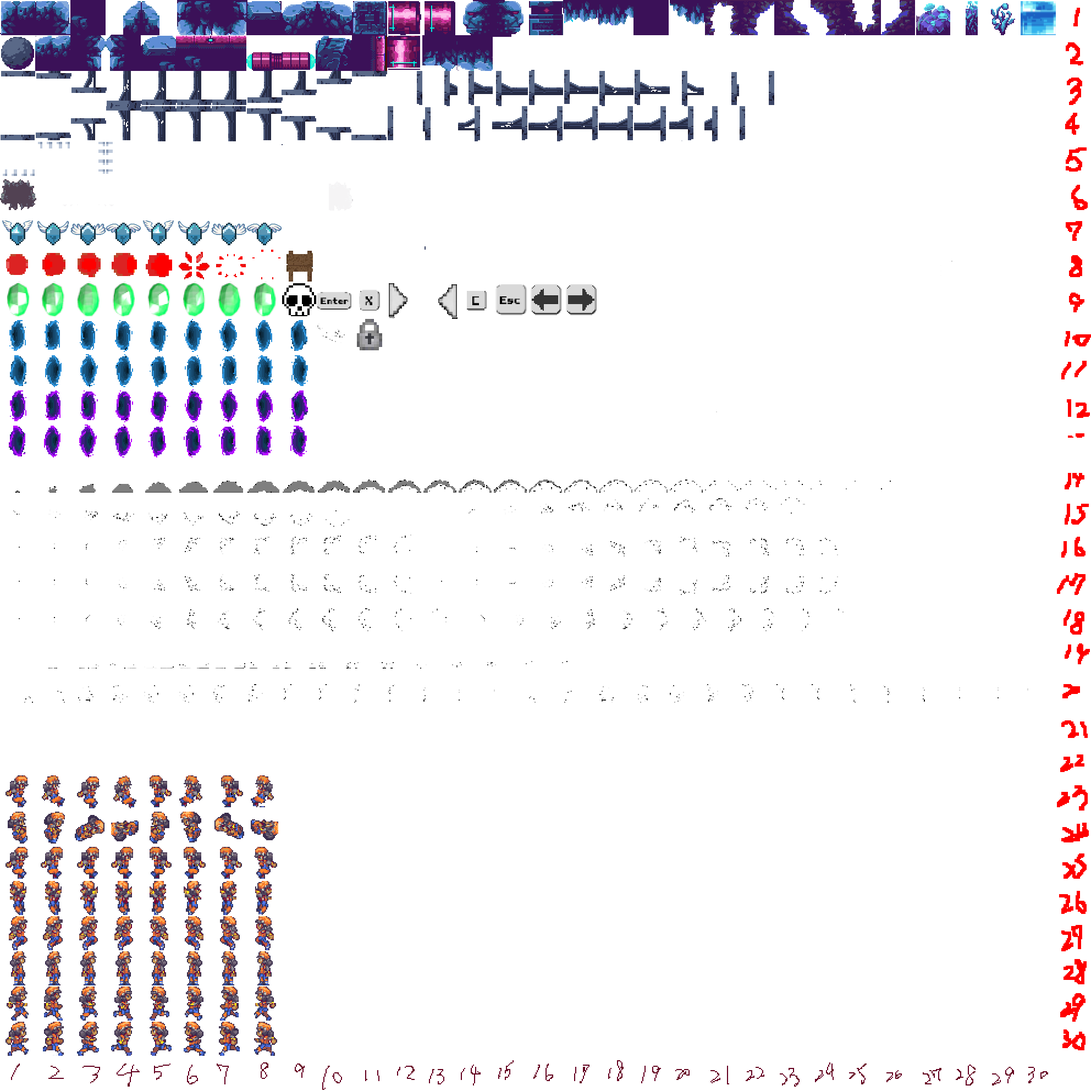
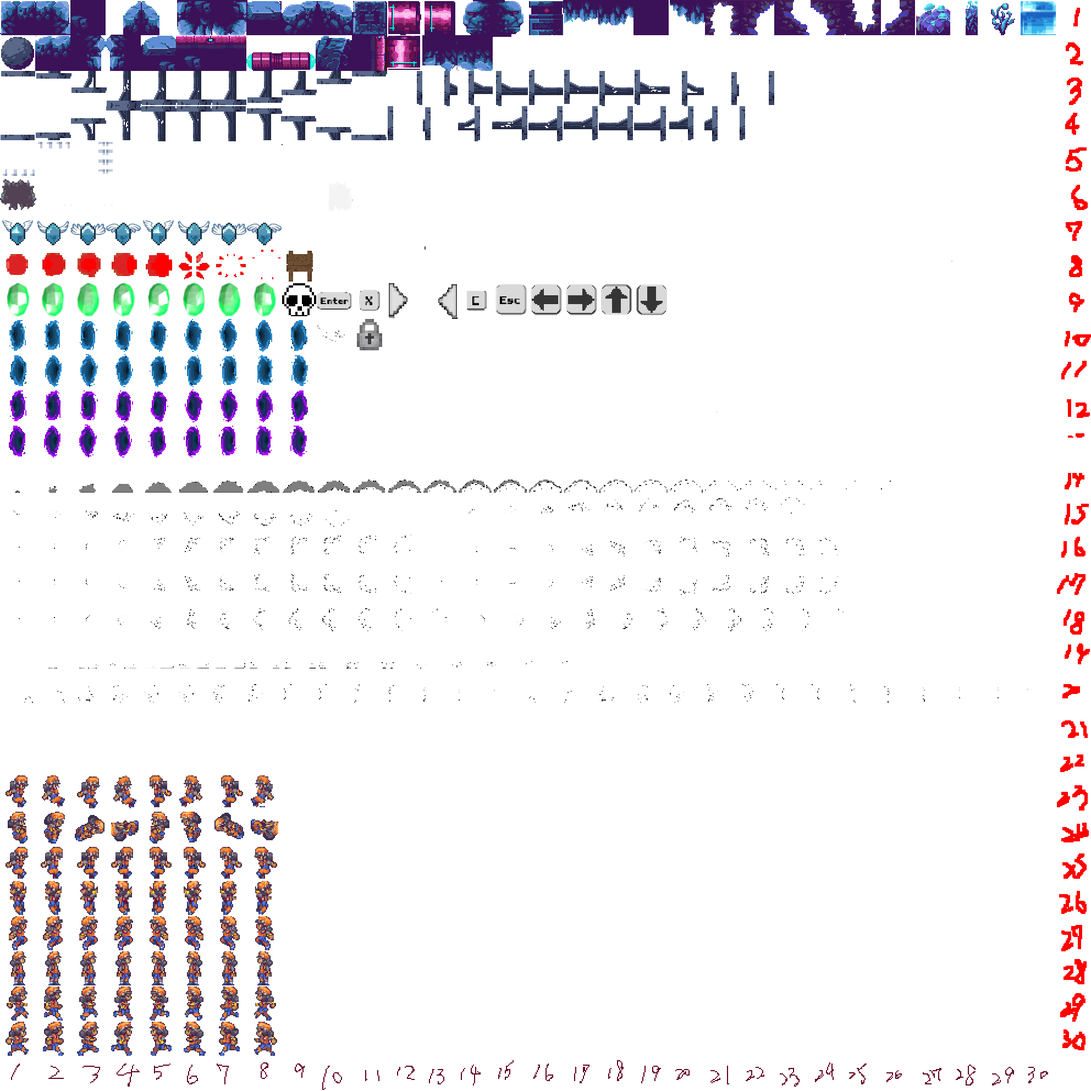
Revision of a layered (1091, 1091) image; what changed, layer by layer:
painted on "spriteSheet.png" over [left=601, top=284, right=668, bottom=316]
